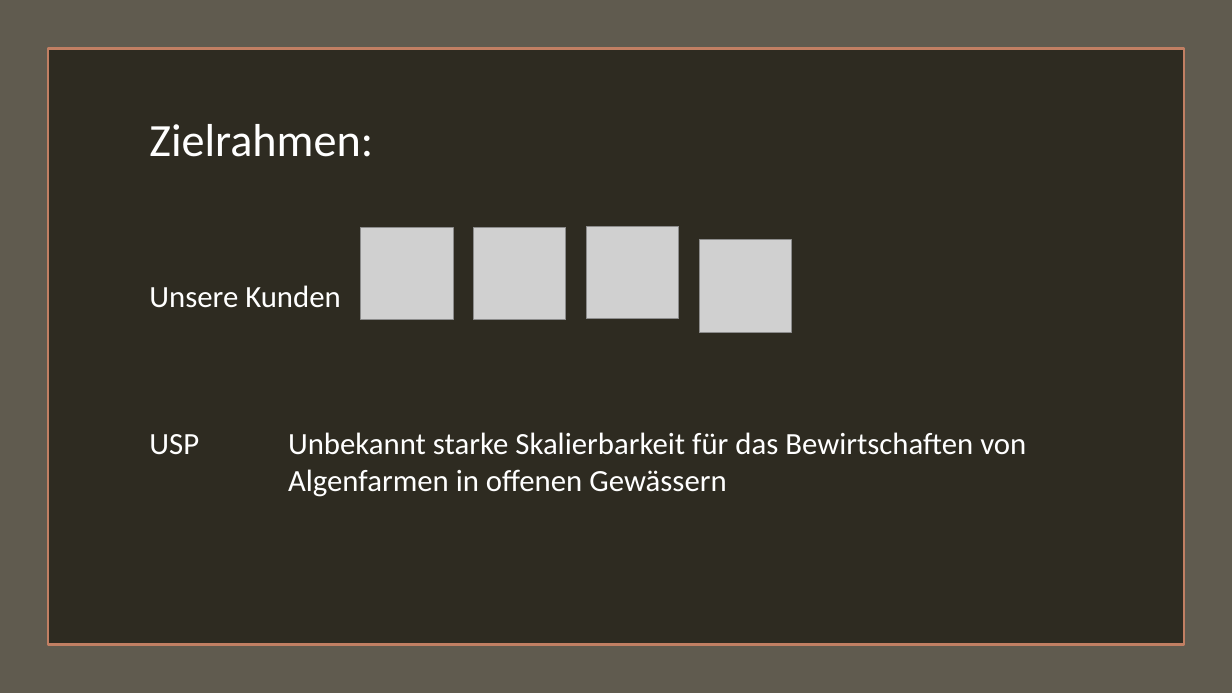
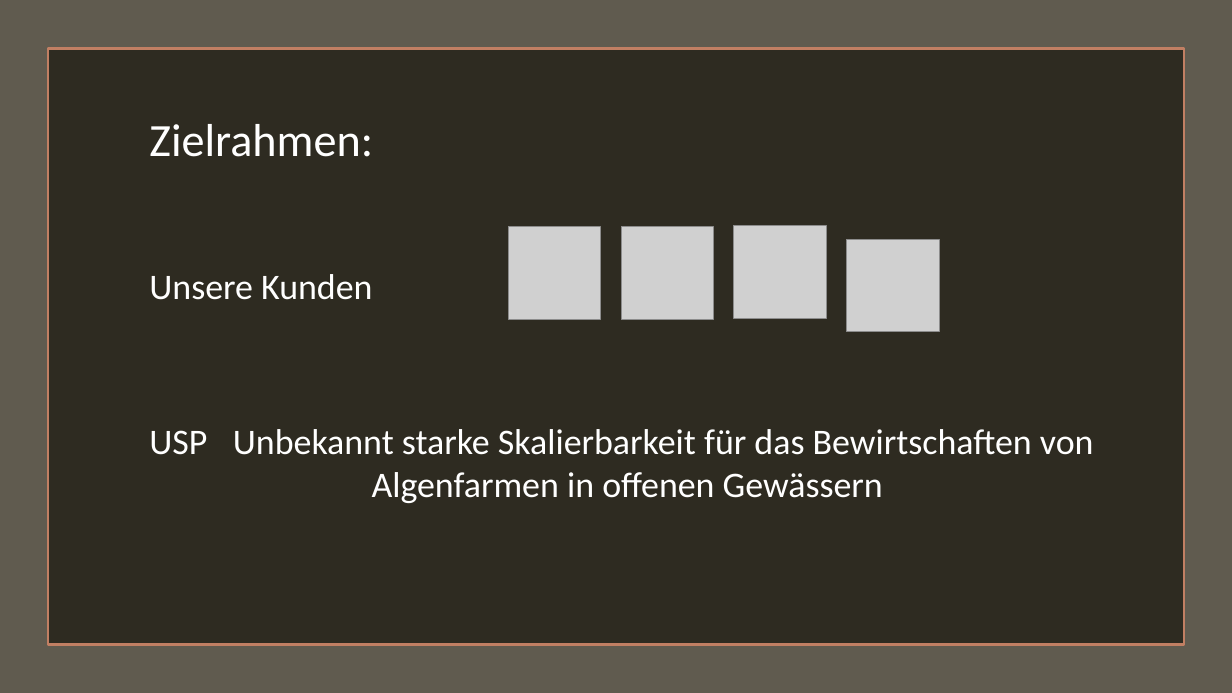
Before and after one commit to plastikpamaro/MKon, a slide deck: slide 13 of Meilenstein 1/Präsentation/Präsentation MS1.pptx. Drawn at 1232x693 pixels with LibreOffice and Linux fonts; fonts in the diff are those of the drawing; grey boxes stand for pictures. Boxes give left, top, right and bottom in pixels: in the first picture for what was removed or moved away, otherwise in the second. Text is boxed around its words. In the diff, an @@ line names an element or a change of style, - is before the commit and + after.

```diff
--- a/Meilenstein 1/Präsentation/Präsentation MS1.pptx
+++ b/Meilenstein 1/Präsentation/Präsentation MS1.pptx
@@ text added at (149, 124, 373, 300), 28 pt, text #FFFFFF @@
+Zielrahmen:
+Unsere Kunden
@@ picture: place and size @@
-picture at (360, 227, 453, 320)
+picture at (508, 227, 601, 320)
@@ 3 pictures: place and size @@
-3 pictures at (474, 226, 792, 333)
+3 pictures at (621, 226, 939, 332)
@@ text "Unbekannt starke Skalierbarkeit für das ...": place and size @@
-text "Unbekannt starke Skalierbarkeit für das ..." at (149, 124, 1026, 497)
+text "Unbekannt starke Skalierbarkeit für das ..." at (233, 429, 1094, 503)
@@ text added at (149, 430, 207, 455), 28 pt, text #FFFFFF @@
+USP
@@ text at (233, 429, 1094, 455): text changed; size 24 to 28 pt @@
-Zielrahmen:
-Unsere Kunden
-USP Unbekannt starke Skalierbarkeit für das Bewirtschaften von
+Unbekannt starke Skalierbarkeit für das Bewirtschaften von
@@ text at (372, 472, 883, 503): size 24 to 28 pt in "Algenfarmen in offenen Gewässern" @@
```
Also in this commit, not shown: 2 other slides changed, 1 slide added, 1 slide removed, 1 other file.
